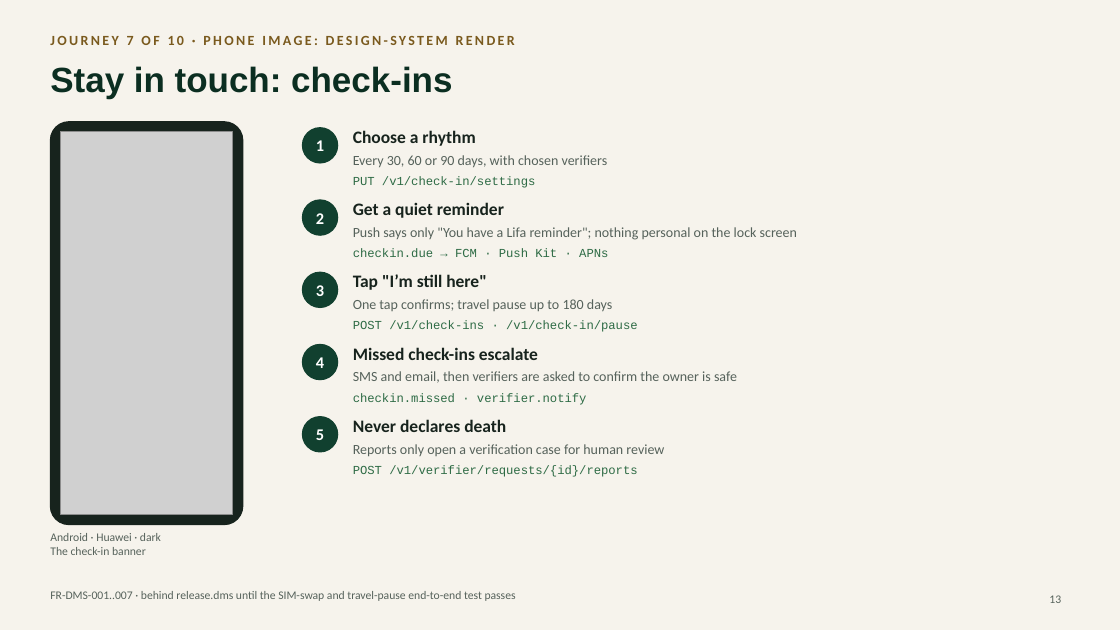
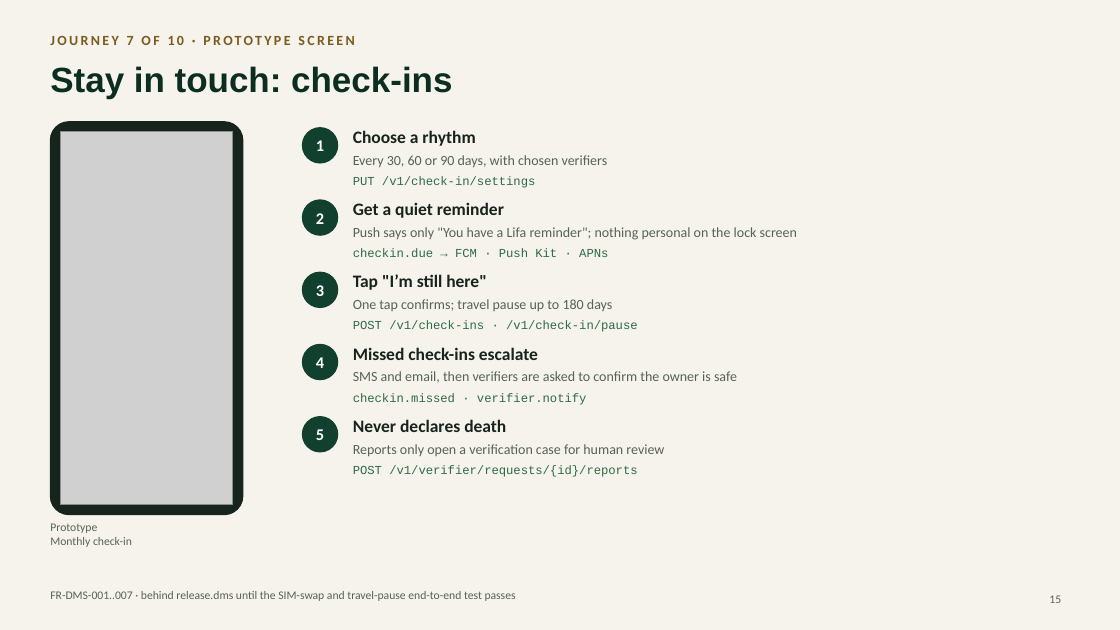
Before and after one commit to faztmobile/lifa, a slide deck: slide 15 of docs/architecture/Lifa-mobile-end-to-end.pptx (slide 13 before the commit). Drawn at 1120x630 pixels with LibreOffice and Linux fonts; fonts in the diff are those of the drawing; grey boxes stand for pictures. Boxes give left, top, right and bottom in pixels: in the first picture for what was removed or moved away, otherwise in the second. Text is boxed around its words. In the diff, an @@ line names an element or a change of style, - is before the commit and + after.

```diff
--- a/docs/architecture/Lifa-mobile-end-to-end.pptx
+++ b/docs/architecture/Lifa-mobile-end-to-end.pptx
@@ text at (50, 36, 354, 45): text changed @@
-JOURNEY 7 OF 10 · PHONE IMAGE: DESIGN-SYSTEM RENDER
+JOURNEY 7 OF 10 · PROTOTYPE SCREEN
@@ rounded rectangle: place and size @@
-rounded rectangle at (50, 122, 243, 525)
+rounded rectangle at (50, 122, 243, 515)
@@ picture: place and size @@
-picture at (60, 132, 233, 515)
+picture at (60, 132, 233, 505)
@@ text at (50, 523, 132, 547): text changed @@
-Android · Huawei · dark
-The check-in banner
+Prototype
+Monthly check-in
@@ page number at (1049, 595, 1061, 603): text changed @@
-13
+15
```
Also in this commit, not shown: 10 other slides changed, 2 slides added, 16 other files.
